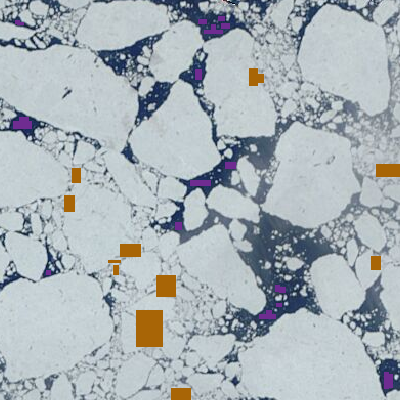
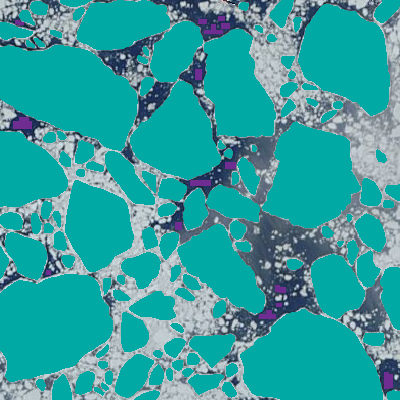
Comparing the layer stacks of the two 400 × 400 images. Changes:
hid "ice samples" (2nd of 2) over [64, 68, 400, 400]
showed "ice floes" (2nd of 2) over [0, 0, 400, 400]
